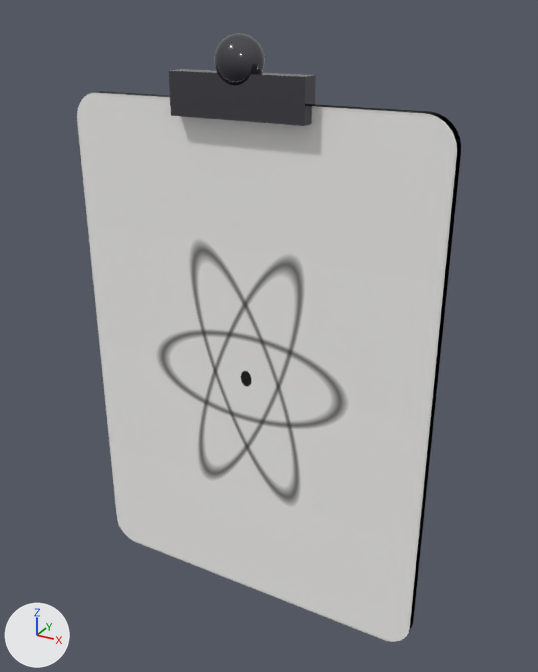
Two versions of the glTF model public/card.glb, one commit apart.
Camera for both pictures: a 50 mm lens placed at (0.722, -1.225, 1.284), pointed at (0.038, 0.019, 0.663). Every picture has the same lights, and +X, +Y and +Z are marked at lower left. The picture after the commit comes second. Vertices at exactly the same position are counted once.

In view in the first picture: 'card', 'clamp', 'clip'.
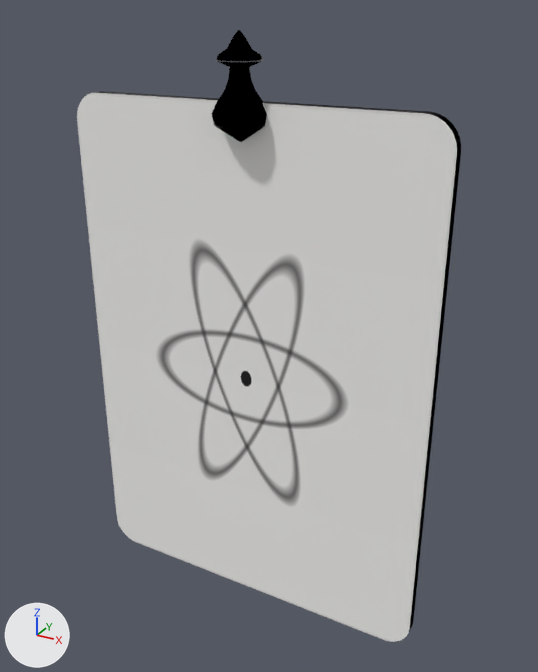
Boxes (x1, y1, x2, y2) around the edits, measured in the pictures (538 x 672 px):
'clip', deleted
    before: (169, 69, 316, 126)
'clamp', reshaped (8% wider, 109% taller)
    before: (214, 33, 265, 86)
    after: (212, 30, 267, 142)

The edits, one by one:
me_clamp is used by ob_clamp; location (0.0, 0.0, 0.0).
me_clamp had 273 vertices, 520 faces and spanned x -0.045..0.045, y -0.065..0.025, z 1.155..1.245.
me_clamp now has 288 vertices, 528 faces and spans x -0.052..0.052, y -0.072..0.032, z 1.06..1.25.
me_clamp part 1: 273 vertices removed from x -0.045..0.045, y -0.065..0.025, z 1.155..1.245; 288 vertices added at x -0.052..0.052, y -0.072..0.032, z 1.06..1.25.
Object 'clip' (ob_clip) is deleted.
